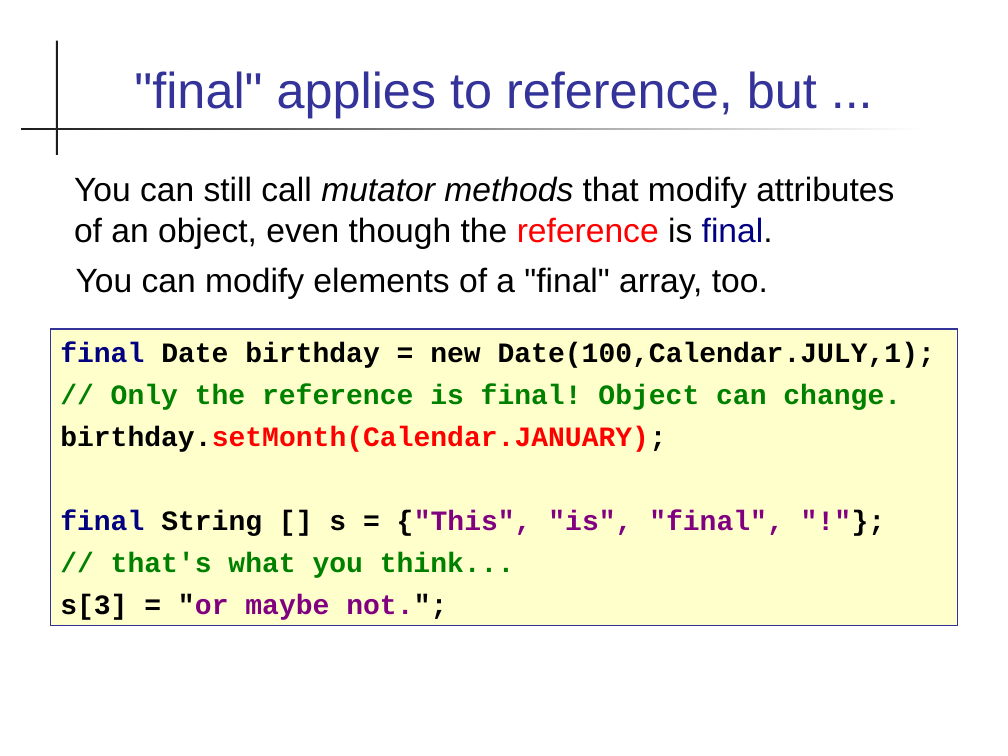
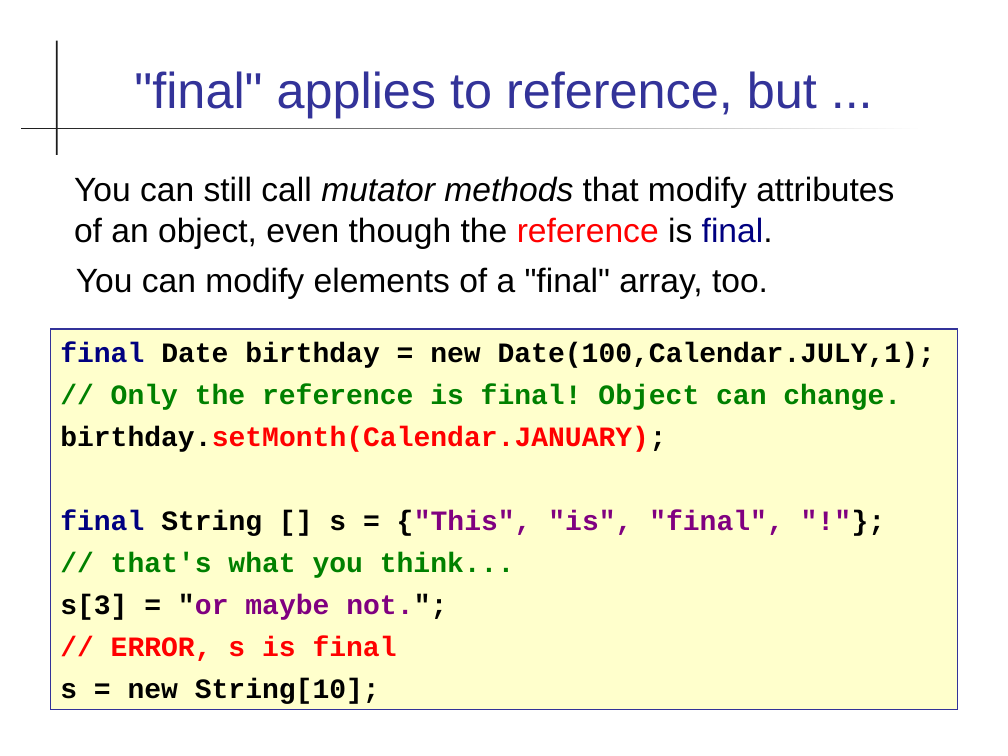
Before and after one commit to skeoop/skeoop.github.io, a slide deck: slide 7 of week5/Final-modifier.ppt. Drawn at 1008x756 pixels with LibreOffice and Linux fonts; fonts in the diff are those of the drawing. Boxes give left, top, right and bottom in pixels: in the first picture for what was removed or moved away, otherwise in the second. Text is boxed around its words. In the diff, an @@ line names an element or a change of style, - is before the commit and + after.

```diff
--- a/week5/Final-modifier.ppt
+++ b/week5/Final-modifier.ppt
@@ rectangle "final Date birthday = new ...": place and size @@
-rectangle "final Date birthday = new ..." at (50, 329, 958, 625)
+rectangle "final Date birthday = new ..." at (50, 329, 958, 709)
@@ text in rectangle at (60, 636, 397, 704): paragraphs added @@
+// ERROR, s is final
+s = new String[10];
```
Also in this commit, not shown: 1 other slide changed, 3 other files.
